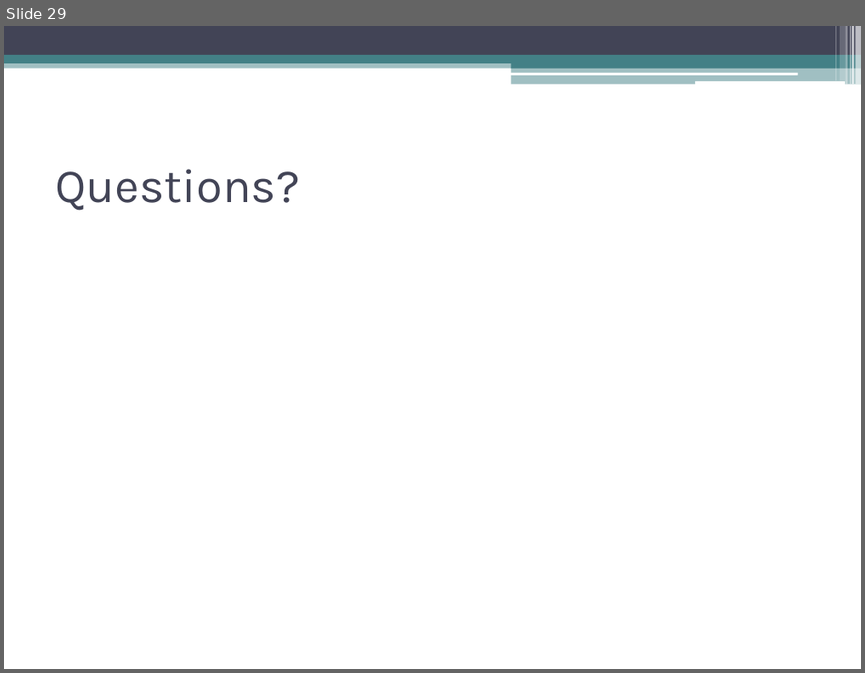
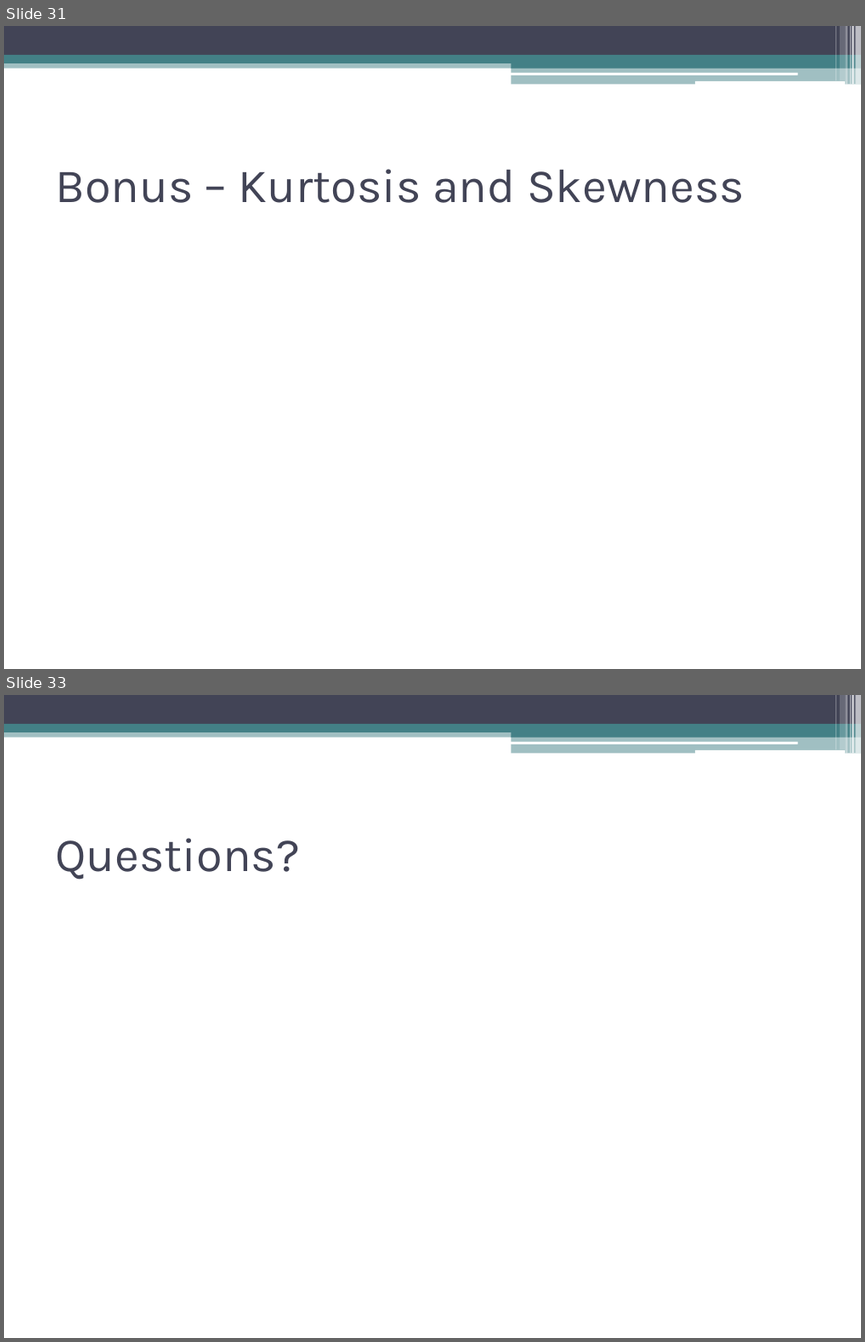
Before and after one commit to dyross/davidrossmastersproject, a slide deck: mastersProject/presentation/visualizationToolsForWebcams.pptx. Shown one above the other, each under a label of ours: slide 29 before the commit, slides 31 and 33 after it; the slides between them are not shown. The pictures are 865x673 and 865x1342 pixels, drawn with LibreOffice and Linux fonts; fonts in the diff are those of the drawing. Boxes give left, top, right and bottom in pixels: in the first picture for what was removed or moved away, otherwise in the second. Text is boxed around its words. In the diff, an @@ line names an element or a change of style, - is before the commit and + after.

```diff
--- a/mastersProject/presentation/visualizationToolsForWebcams.pptx
+++ b/mastersProject/presentation/visualizationToolsForWebcams.pptx
@@ slide 31 added at (4,26,861,669), background #FFFFFF; not listed: 13 template elements that a slide beside it also shows @@
@@ title added at (55,169,744,203), 40 pt, text #424456 @@
+Bonus – Kurtosis and Skewness
@@ what was slide 29 is now slide 33 @@
```
Also in this commit, not shown: 5 slides changed, 3 other slides added, 22 other files.
